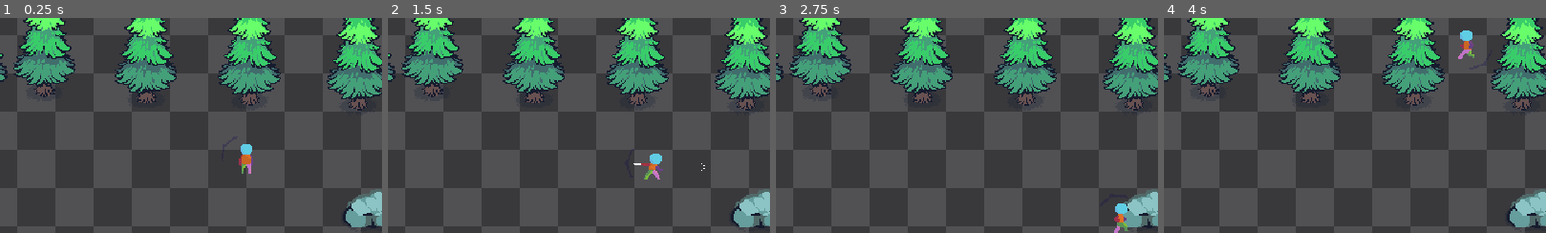
Above: before the commit, frames 1-4 (left to right).
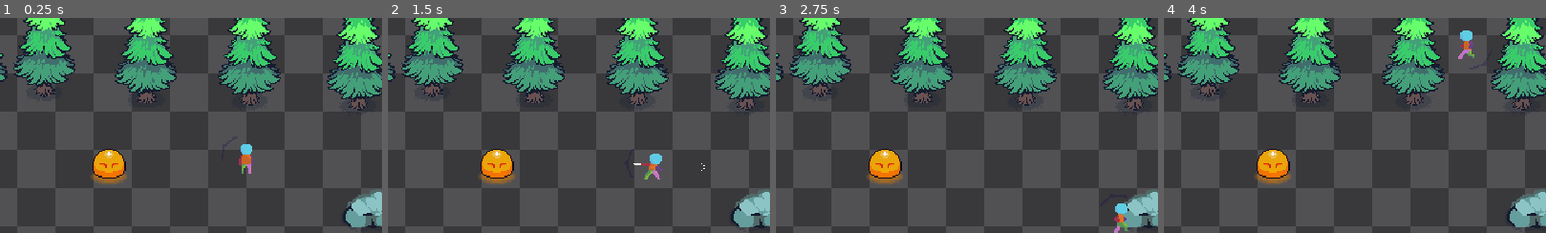
Above: after the commit, the same moments.

Repository: Hummerman1497/project-survival-craft
Game: Godot game, scene res://playground.tscn
Two runs of this game, one before a commit and one after it. Both use one fixed random seed, a clock stepped at 60 frames per second and the inputs below.
Inputs (mouse positions are % of the whole screen's width and height, from its top left):
- Up to frame 1 (0.25 s): no input
- Up to frame 2 (1.5 s): tap Enter at 0.5 s; move the mouse to (72, 45) at 0.52 s; press the mouse at (72, 45) at 0.53 s; hold D (right) 0.53-1.28 s; move the mouse to (30, 55) at 1.27 s; release the mouse at (30, 55) at 1.28 s; hold S (down) from 1.28 s (still down); tap Space (dodge) at 1.35 s
- Up to frame 3 (2.75 s): move the mouse to (60, 28) at 2.02 s; release S (down) at 2.03 s; hold D (right) from 2.03 s (still down); hold Shift (run) from 2.03 s (still down)
- Up to frame 4 (4 s): move the mouse to (45, 70) at 2.77 s; release D (right) at 2.78 s; release Shift (run) at 2.78 s; hold W (up) 2.78-3.53 s; click (45, 70) at 2.85 s; move the mouse to (80, 65) at 3.52 s; hold A (left) from 3.53 s (still down); hold Space (dodge) from 3.53 s (still down)
The pictures show only the part of the screen within x 23-73%, y 23-73%; the shares and areas given below are measured in that part.

The runs differ from the first frame. In frame 1, 1.2% of the frame differs, in the area x 23-34%, y 60-78%; in frame 2, 1.2%; in frame 3, 1.2%; in frame 4, 1.2%.

Commit message:
innit slime

Diff:
--- /dev/null
+++ b/Enteties/Enemy/Slime/Slime.tscn
@@ -0,0 +1,244 @@
+[gd_scene format=3 uid="uid://dnf0texms50gr"]
+
+[ext_resource type="Texture2D" uid="uid://kxt0sabj1ii3" path="res://Assets/Enemys/Shadow.png" id="1_63ss0"]
+[ext_resource type="Texture2D" uid="uid://c6vve31nf5bel" path="res://Assets/Enemys/Slime.png" id="2_2isxd"]
+
+[sub_resource type="CapsuleShape2D" id="CapsuleShape2D_r864p"]
+radius = 5.0
+height = 22.0
+
+[sub_resource type="Animation" id="Animation_63ss0"]
+length = 0.001
+tracks/0/type = "value"
+tracks/0/imported = false
+tracks/0/enabled = true
+tracks/0/path = NodePath("Sprite2D:frame")
+tracks/0/interp = 1
+tracks/0/loop_wrap = true
+tracks/0/keys = {
+"times": PackedFloat32Array(0),
+"transitions": PackedFloat32Array(1),
+"update": 1,
+"values": [0]
+}
+tracks/1/type = "value"
+tracks/1/imported = false
+tracks/1/enabled = true
+tracks/1/path = NodePath("Sprite2D:position")
+tracks/1/interp = 1
+tracks/1/loop_wrap = true
+tracks/1/keys = {
+"times": PackedFloat32Array(0),
+"transitions": PackedFloat32Array(1),
+"update": 0,
+"values": [Vector2(0, -21)]
+}
+
+[sub_resource type="Animation" id="Animation_2isxd"]
+resource_name = "idle_N"
+length = 0.4
+loop_mode = 2
+tracks/0/type = "value"
+tracks/0/imported = false
+tracks/0/enabled = true
+tracks/0/path = NodePath("Sprite2D:frame")
+tracks/0/interp = 1
+tracks/0/loop_wrap = true
+tracks/0/keys = {
+"times": PackedFloat32Array(0, 0.2, 0.4),
+"transitions": PackedFloat32Array(1, 1, 1),
+"update": 1,
+"values": [3, 4, 5]
+}
+tracks/1/type = "value"
+tracks/1/imported = false
+tracks/1/enabled = true
+tracks/1/path = NodePath("Sprite2D:position")
+tracks/1/interp = 1
+tracks/1/loop_wrap = true
+tracks/1/keys = {
+"times": PackedFloat32Array(0),
+"transitions": PackedFloat32Array(1),
+"update": 0,
+"values": [Vector2(0, -21)]
+}
+
+[sub_resource type="Animation" id="Animation_r864p"]
+resource_name = "idle_O"
+length = 0.4
+loop_mode = 2
+tracks/0/type = "value"
+tracks/0/imported = false
+tracks/0/enabled = true
+tracks/0/path = NodePath("Sprite2D:frame")
+tracks/0/interp = 1
+tracks/0/loop_wrap = true
+tracks/0/keys = {
+"times": PackedFloat32Array(0, 0.2, 0.4),
+"transitions": PackedFloat32Array(1, 1, 1),
+"update": 1,
+"values": [6, 7, 8]
+}
+tracks/1/type = "value"
+tracks/1/imported = false
+tracks/1/enabled = true
+tracks/1/path = NodePath("Sprite2D:position")
+tracks/1/interp = 1
+tracks/1/loop_wrap = true
+tracks/1/keys = {
+"times": PackedFloat32Array(0),
+"transitions": PackedFloat32Array(1),
+"update": 0,
+"values": [Vector2(0, -21)]
+}
+
+[sub_resource type="Animation" id="Animation_345ys"]
+resource_name = "idle_S"
+length = 0.4
+loop_mode = 2
+tracks/0/type = "value"
+tracks/0/imported = false
+tracks/0/enabled = true
+tracks/0/path = NodePath("Sprite2D:frame")
+tracks/0/interp = 1
+tracks/0/loop_wrap = true
+tracks/0/keys = {
+"times": PackedFloat32Array(0, 0.2, 0.4),
+"transitions": PackedFloat32Array(1, 1, 1),
+"update": 1,
+"values": [0, 1, 2]
+}
+tracks/1/type = "value"
+tracks/1/imported = false
+tracks/1/enabled = true
+tracks/1/path = NodePath("Sprite2D:position")
+tracks/1/interp = 1
+tracks/1/loop_wrap = true
+tracks/1/keys = {
+"times": PackedFloat32Array(0),
+"transitions": PackedFloat32Array(1),
+"update": 0,
+"values": [Vector2(0, -21)]
+}
+
+[sub_resource type="Animation" id="Animation_yp1ll"]
+resource_name = "walk_N"
+length = 0.7
+loop_mode = 1
+tracks/0/type = "value"
+tracks/0/imported = false
+tracks/0/enabled = true
+tracks/0/path = NodePath("Sprite2D:frame")
+tracks/0/interp = 1
+tracks/0/loop_wrap = true
+tracks/0/keys = {
+"times": PackedFloat32Array(0, 0.2, 0.4, 0.7),
+"transitions": PackedFloat32Array(1, 1, 1, 1),
+"update": 1,
+"values": [12, 13, 14, 12]
+}
+tracks/1/type = "value"
+tracks/1/imported = false
+tracks/1/enabled = true
+tracks/1/path = NodePath("Sprite2D:position")
+tracks/1/interp = 1
+tracks/1/loop_wrap = true
+tracks/1/keys = {
+"times": PackedFloat32Array(0, 0.2, 0.5, 0.7),
+"transitions": PackedFloat32Array(1, -2, -2, -2),
+"update": 0,
+"values": [Vector2(0, -21), Vector2(0, -21), Vector2(0, -24), Vector2(0, -21)]
+}
+
+[sub_resource type="Animation" id="Animation_0jwuu"]
+resource_name = "walk_O"
+length = 0.7
+loop_mode = 1
+tracks/0/type = "value"
+tracks/0/imported = false
+tracks/0/enabled = true
+tracks/0/path = NodePath("Sprite2D:frame")
+tracks/0/interp = 1
+tracks/0/loop_wrap = true
+tracks/0/keys = {
+"times": PackedFloat32Array(0, 0.2, 0.4, 0.7),
+"transitions": PackedFloat32Array(1, 1, 1, 1),
+"update": 1,
+"values": [15, 16, 17, 15]
+}
+tracks/1/type = "value"
+tracks/1/imported = false
+tracks/1/enabled = true
+tracks/1/path = NodePath("Sprite2D:position")
+tracks/1/interp = 1
+tracks/1/loop_wrap = true
+tracks/1/keys = {
+"times": PackedFloat32Array(0, 0.2, 0.5, 0.7),
+"transitions": PackedFloat32Array(1, -2, -2, -2),
+"update": 0,
+"values": [Vector2(0, -21), Vector2(0, -21), Vector2(0, -24), Vector2(0, -21)]
+}
+
+[sub_resource type="Animation" id="Animation_vpedk"]
+resource_name = "walk_S"
+length = 0.7
+loop_mode = 1
+tracks/0/type = "value"
+tracks/0/imported = false
+tracks/0/enabled = true
+tracks/0/path = NodePath("Sprite2D:frame")
+tracks/0/interp = 1
+tracks/0/loop_wrap = true
+tracks/0/keys = {
+"times": PackedFloat32Array(0, 0.2, 0.4, 0.7),
+"transitions": PackedFloat32Array(1, 1, 1, 1),
+"update": 1,
+"values": [9, 10, 11, 9]
+}
+tracks/1/type = "value"
+tracks/1/imported = false
+tracks/1/enabled = true
+tracks/1/path = NodePath("Sprite2D:position")
+tracks/1/interp = 1
+tracks/1/loop_wrap = true
+tracks/1/keys = {
+"times": PackedFloat32Array(0, 0.2, 0.5, 0.7),
+"transitions": PackedFloat32Array(1, -2, -2, -2),
+"update": 0,
+"values": [Vector2(0, -21), Vector2(0, -21), Vector2(0, -24), Vector2(0, -21)]
+}
+
+[sub_resource type="AnimationLibrary" id="AnimationLibrary_mstm7"]
+_data = {
+&"RESET": SubResource("Animation_63ss0"),
+&"idle_N": SubResource("Animation_2isxd"),
+&"idle_O": SubResource("Animation_r864p"),
+&"idle_S": SubResource("Animation_345ys"),
+&"walk_N": SubResource("Animation_yp1ll"),
+&"walk_O": SubResource("Animation_0jwuu"),
+&"walk_S": SubResource("Animation_vpedk")
+}
+
+[node name="Slime" type="CharacterBody2D" unique_id=1066116768]
+collision_layer = 256
+collision_mask = 16
+
+[node name="Sprite2DSchadow" type="Sprite2D" parent="." unique_id=1434173279]
+modulate = Color(0.7529412, 0.4509804, 0.08235294, 0.76862746)
+position = Vector2(0, 1)
+texture = ExtResource("1_63ss0")
+
+[node name="Sprite2D" type="Sprite2D" parent="." unique_id=1965066864]
+position = Vector2(0, -21)
+texture = ExtResource("2_2isxd")
+hframes = 16
+vframes = 2
+
+[node name="CollisionShape2D" type="CollisionShape2D" parent="." unique_id=752232373]
+position = Vector2(0, -2)
+rotation = 1.5707964
+shape = SubResource("CapsuleShape2D_r864p")
+
+[node name="AnimationPlayer" type="AnimationPlayer" parent="." unique_id=1943441689]
+libraries/ = SubResource("AnimationLibrary_mstm7")
+autoplay = &"idle_S"
--- a/Player/Scripts/player.gd
+++ b/Player/Scripts/player.gd
@@ -93,7 +93,7 @@
 
 	# Schritt 2: Winkel im Bogenmaß (Radiant) holen
 	var angle: float = direction_to_mouse.angle()
-
+	print("[Player] Angle to mouse: ", angle)
 	# Winkel in 45-Grad-Schritten (TAU / 8) einrasten lassen
 	var snapped_angle: float = snapped(angle, TAU / 8.0)
 
--- a/Player/player.tscn
+++ b/Player/player.tscn
@@ -3401,6 +3401,7 @@
 
 [node name="Sprite2D" type="Sprite2D" parent="Direction_Indicator" unique_id=1328440811]
 modulate = Color(0.066658884, 0.03318707, 0.301564, 0.25882354)
-position = Vector2(-17, 0)
+position = Vector2(17, 0)
+rotation = 3.1415927
 scale = Vector2(0.6, 0.6)
 texture = ExtResource("15_dkpta")
--- a/Player/ui_looking_at_mouse.gd
+++ b/Player/ui_looking_at_mouse.gd
@@ -11,4 +11,5 @@
 	var angle: float = direction_to_mouse.angle()
 
 	# Den eingerasteten Winkel zurück in einen sauberen Richtungs-Vektor umwandeln
-	rotation = angle + PI
+	rotation = angle
+	print(rotation)
--- a/Props/tree1.tscn
+++ b/Props/tree1.tscn
@@ -21,6 +21,7 @@
 
 [node name="StaticBody2D" type="StaticBody2D" parent="." unique_id=1117171817]
 collision_layer = 16
+collision_mask = 0
 
 [node name="CollisionShape2D" type="CollisionShape2D" parent="StaticBody2D" unique_id=1551050959]
 position = Vector2(0, -32)
--- a/playground.tscn
+++ b/playground.tscn
@@ -4,6 +4,7 @@
 [ext_resource type="PackedScene" uid="uid://c8643wdqehg8m" path="res://Player/player.tscn" id="1_rupst"]
 [ext_resource type="PackedScene" uid="uid://1jbq2uawjw6b" path="res://Tilemaps/prototype-tiles.tscn" id="7_v7dth"]
 [ext_resource type="PackedScene" uid="uid://dtv2lxmwv5agp" path="res://Tilemaps/grass-01.tscn" id="7_ynsuh"]
+[ext_resource type="PackedScene" uid="uid://dnf0texms50gr" path="res://Enteties/Enemy/Slime/Slime.tscn" id="8_v7dth"]
 [ext_resource type="PackedScene" uid="uid://m8co8hsv45rs" path="res://Props/rock.tscn" id="9_pi42a"]
 [ext_resource type="PackedScene" uid="uid://c8kxnac3hnwm5" path="res://Props/tree1.tscn" id="11_pio1y"]
 [ext_resource type="PackedScene" uid="uid://nu8qd2p41bvr" path="res://Enteties/Items/Wood/wood_item.tscn" id="12_te8jg"]
@@ -50,3 +51,6 @@
 
 [node name="PrototypeTiles" parent="." unique_id=598696579 instance=ExtResource("7_v7dth")]
 tile_map_data = PackedByteArray("AAAAAAAAAAAAAAEAAAAAAAEAAAAAAAAAAAABAAAAAAABAAEAAAABAAEAAAABAAAAAAACAAAAAAAAAAEAAAACAA …(9008 unchanged characters)…
+
+[node name="Slime" parent="." unique_id=1066116768 instance=ExtResource("8_v7dth")]
+position = Vector2(237, 213)
Binary file added: Assets/Enemys/Shadow.png
Not shown, added: Assets/Enemys/Shadow.png.import
Binary file added: Assets/Enemys/Slime.png
Not shown, added: Assets/Enemys/Slime.png.import
